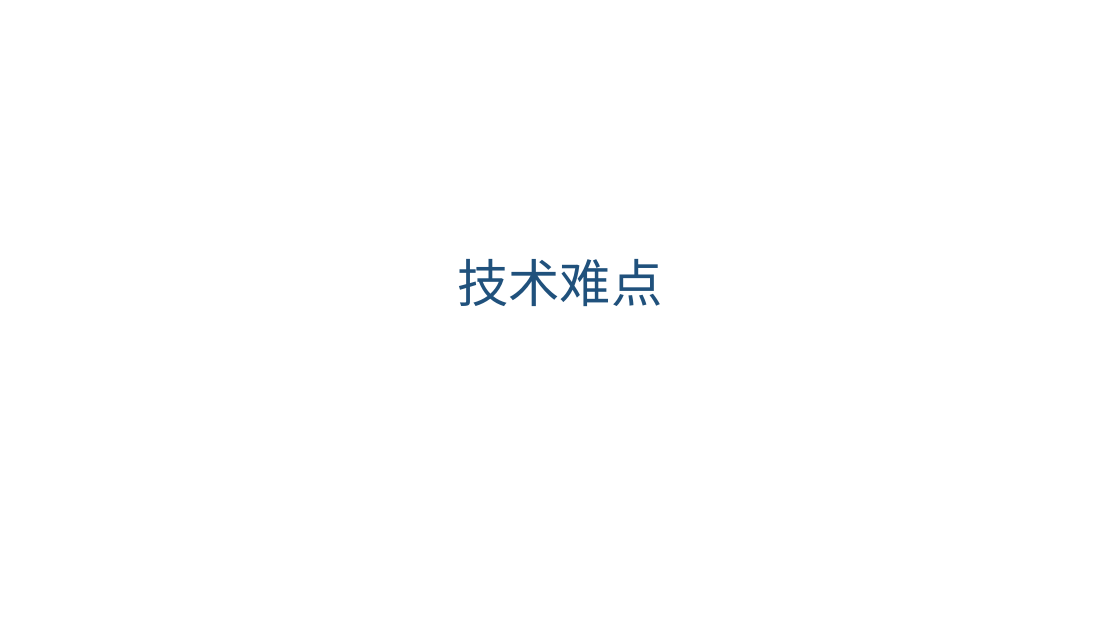
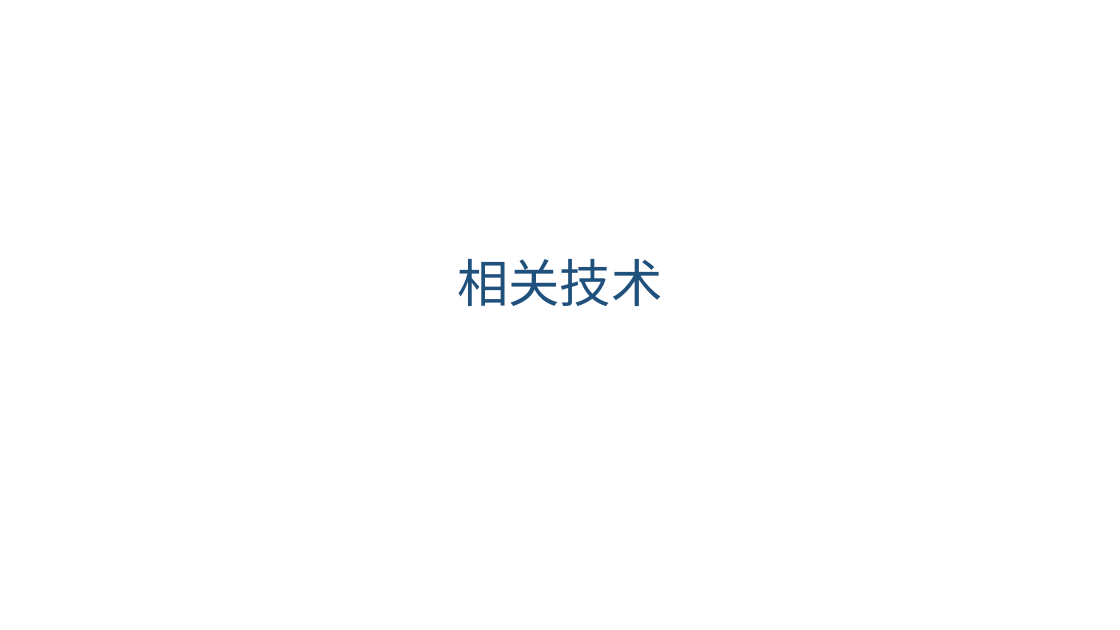
Before and after one commit to kangyifei/intel-minicloud, a slide deck: slide 6 of doc/演示PPT-v1.pptx (slide 16 before the commit). Drawn at 1120x630 pixels with LibreOffice and Linux fonts; fonts in the diff are those of the drawing; background and template pictures are left out. Boxes give left, top, right and bottom in pixels: in the first picture for what was removed or moved away, otherwise in the second. Text is boxed around its words. In the diff, an @@ line names an element or a change of style, - is before the commit and + after.

```diff
--- a/doc/演示PPT-v1.pptx
+++ b/doc/演示PPT-v1.pptx
@@ title at (457,259,662,306): text changed @@
-技术难点
+相关技术
```
Also in this commit, not shown: 3 other slides changed, 6 slides added, 7 slides removed.
